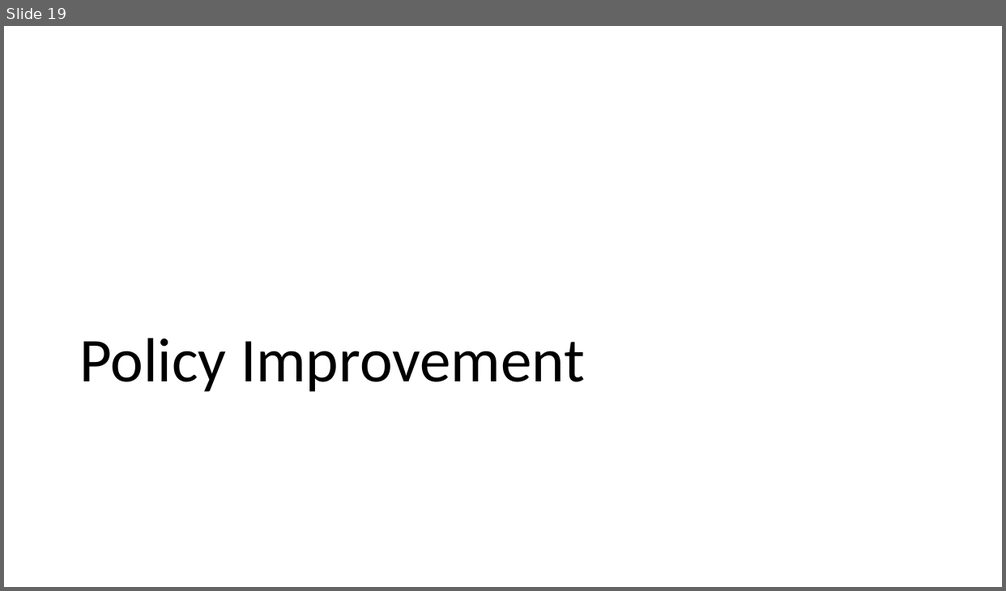
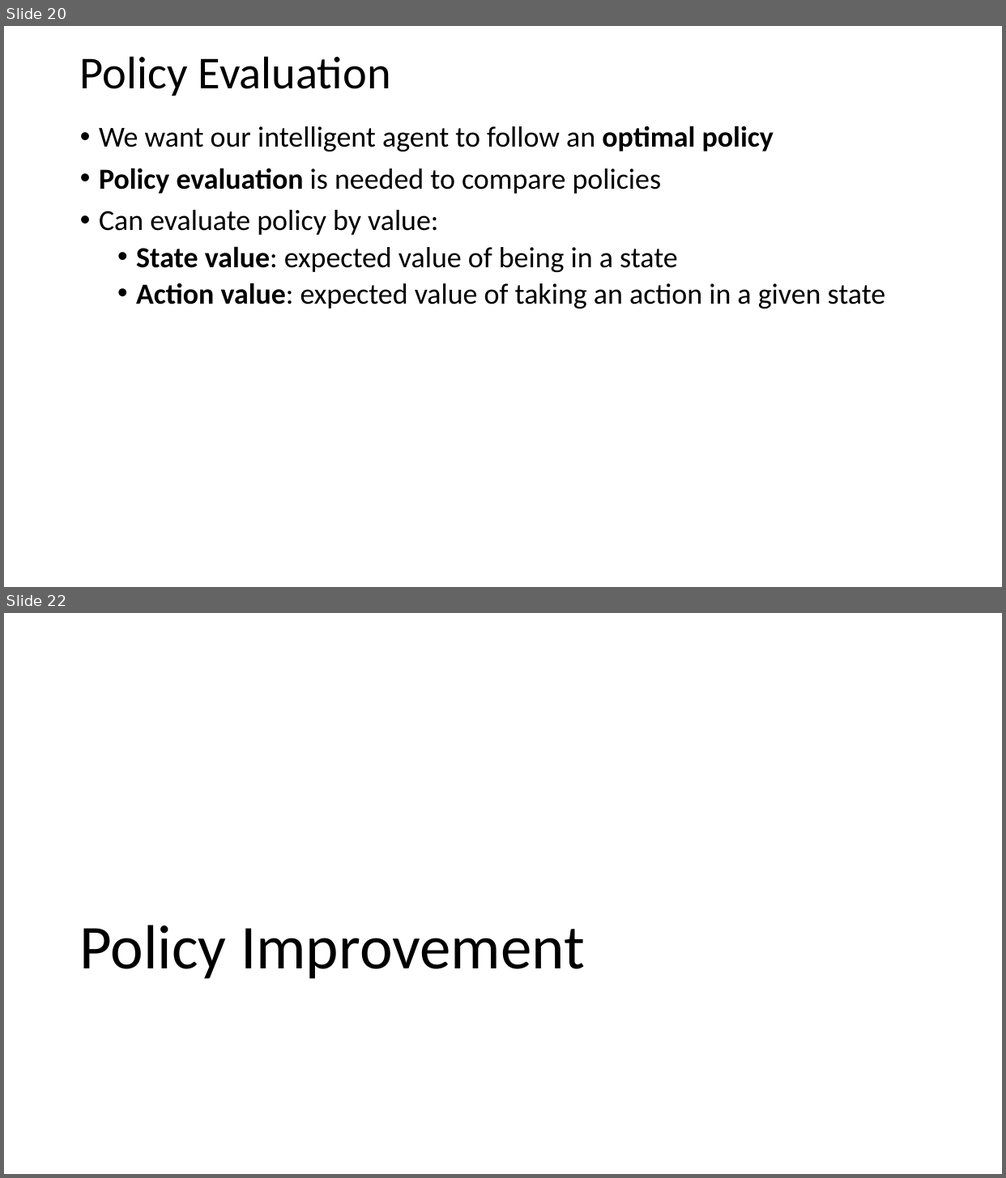
Before and after one commit to StephenElston/MachineLearning530, a slide deck: Lesson8/8_MC_RL.pptx. Shown one above the other, each under a label of ours: slide 19 before the commit, slides 20 and 22 after it; the slides between them are not shown. The pictures are 1006x591 and 1006x1178 pixels, drawn with LibreOffice and Linux fonts; fonts in the diff are those of the drawing. Boxes give left, top, right and bottom in pixels: in the first picture for what was removed or moved away, otherwise in the second. Text is boxed around its words. In the diff, an @@ line names an element or a change of style, - is before the commit and + after.

```diff
--- a/Lesson8/8_MC_RL.pptx
+++ b/Lesson8/8_MC_RL.pptx
@@ slide 20 added at bbox=[4, 26, 1002, 587], background #FFFFFF @@
@@ title added at bbox=[80, 56, 391, 96], 44 pt, text #000000 @@
+Policy Evaluation
@@ text added at bbox=[99, 126, 886, 309], 28 pt, text #000000 @@
+• We want our intelligent agent to follow an optimal policy
+• Policy evaluation is needed to compare policies
+• Can evaluate policy by value:
+  • State value: expected value of being in a state
+  • Action value: expected value of taking an action in a given state
@@ what was slide 19 is now slide 22 @@
```
Also in this commit, not shown: 4 slides changed, 3 other slides added, 2 slides removed, 2 other files.
